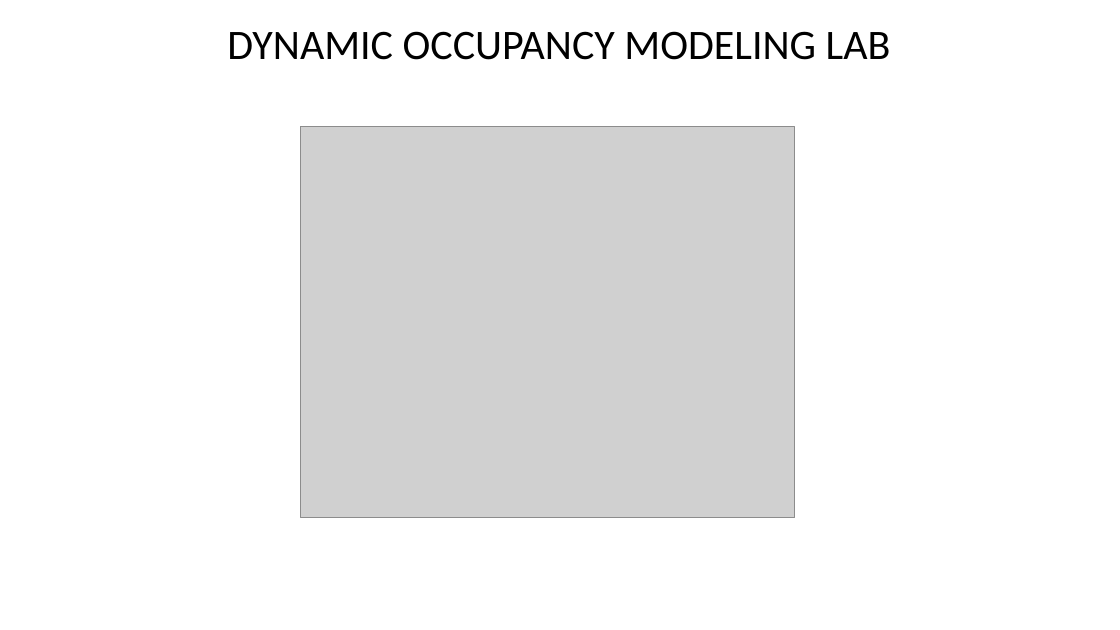
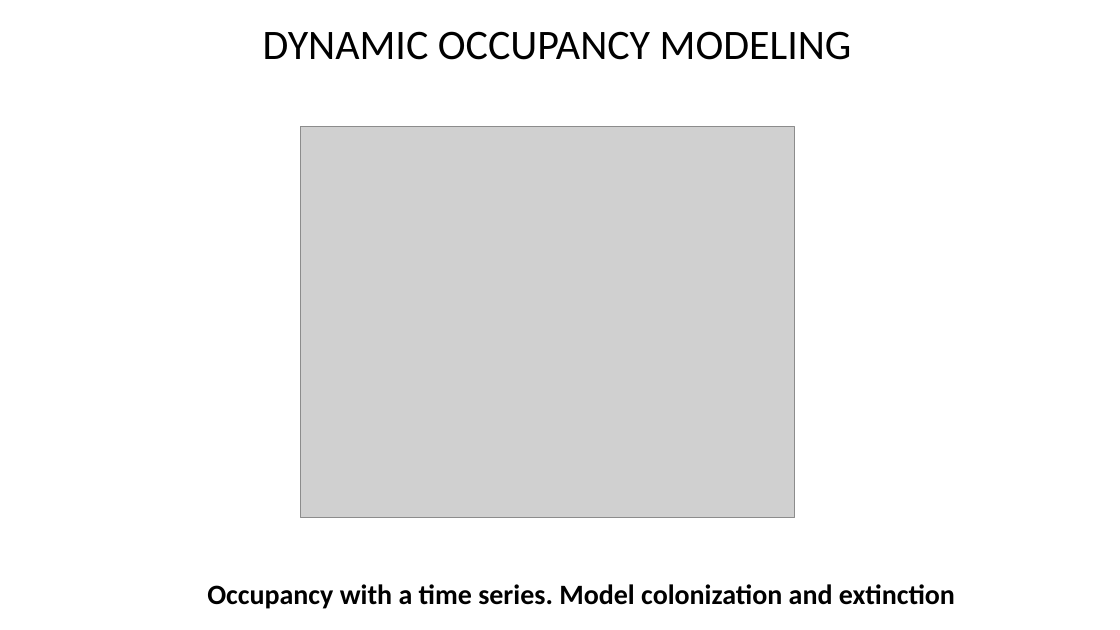
Before and after one commit to taaltree/FW536, a slide deck: slide 20 of Day5_BayesII/FW536_Day5_BayesII.pptx (slide 22 before the commit). Drawn at 1120x630 pixels with LibreOffice and Linux fonts; fonts in the diff are those of the drawing; grey boxes stand for pictures. Boxes give left, top, right and bottom in pixels: in the first picture for what was removed or moved away, otherwise in the second. Text is boxed around its words. In the diff, an @@ line names an element or a change of style, - is before the commit and + after.

```diff
--- a/Day5_BayesII/FW536_Day5_BayesII.pptx
+++ b/Day5_BayesII/FW536_Day5_BayesII.pptx
@@ text at box(263, 31, 852, 60): text changed @@
-DYNAMIC OCCUPANCY MODELING LAB
+DYNAMIC OCCUPANCY MODELING
@@ text added at box(207, 584, 955, 609), 24 pt, text #000000, bold @@
+Occupancy with a time series. Model colonization and extinction
```
Also in this commit, not shown: 6 other slides changed, 3 slides added, 2 slides removed, 4 other files.
